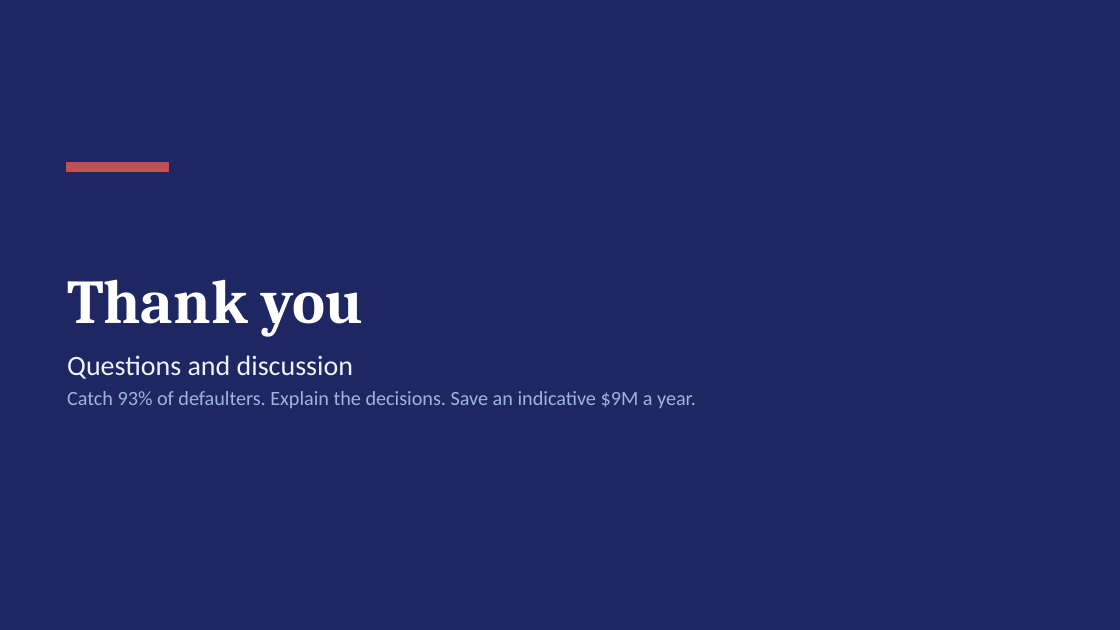
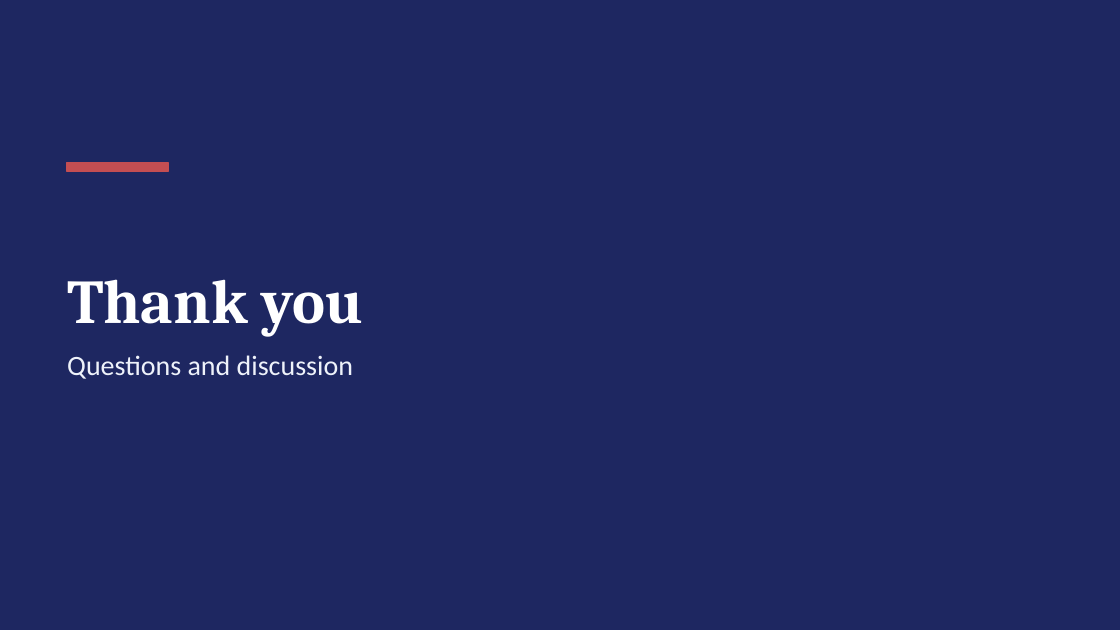
Before and after one commit to shubham1891/Personal-code, a slide deck: slide 15 of presentation/Loan_Default_Prediction_Presentation.pptx. Drawn at 1120x630 pixels with LibreOffice and Linux fonts; fonts in the diff are those of the drawing. Boxes give left, top, right and bottom in pixels: in the first picture for what was removed or moved away, otherwise in the second. Text is boxed around its words. In the diff, an @@ line names an element or a change of style, - is before the commit and + after.

```diff
--- a/presentation/Loan_Default_Prediction_Presentation.pptx
+++ b/presentation/Loan_Default_Prediction_Presentation.pptx
@@ text at <box>67,391,696,408</box>: paragraph removed @@
-Catch 93% of defaulters. Explain the decisions. Save an indicative $9M a year.
```
Also in this commit, not shown: 7 other files.
